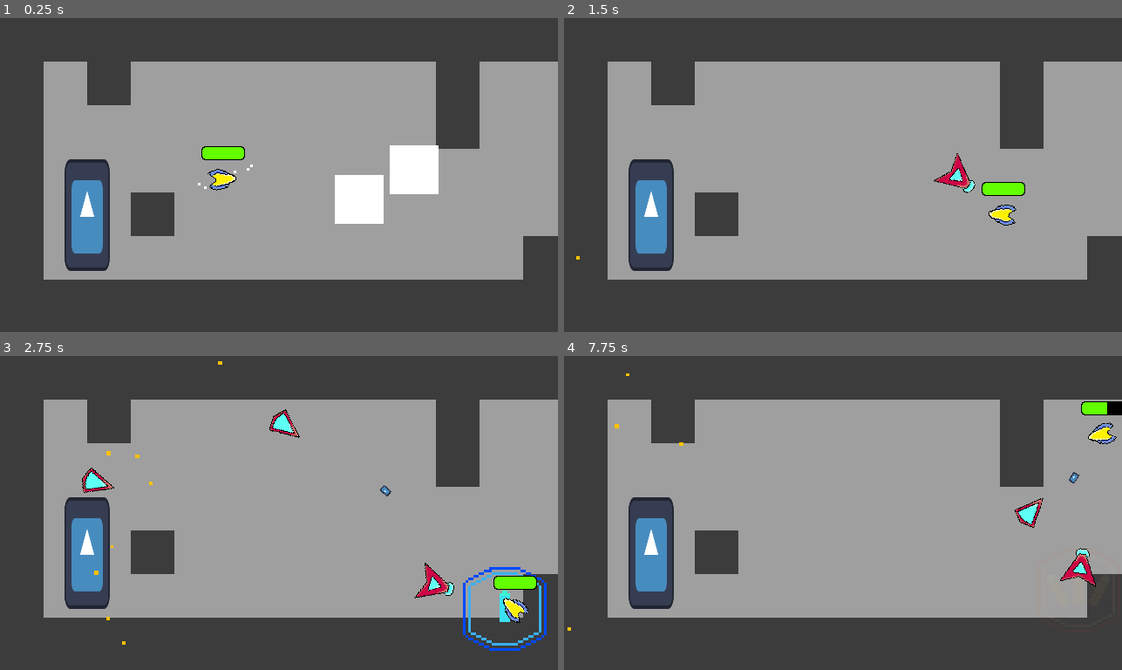
Above: before the commit, frames 1-4 (two rows, left to right).
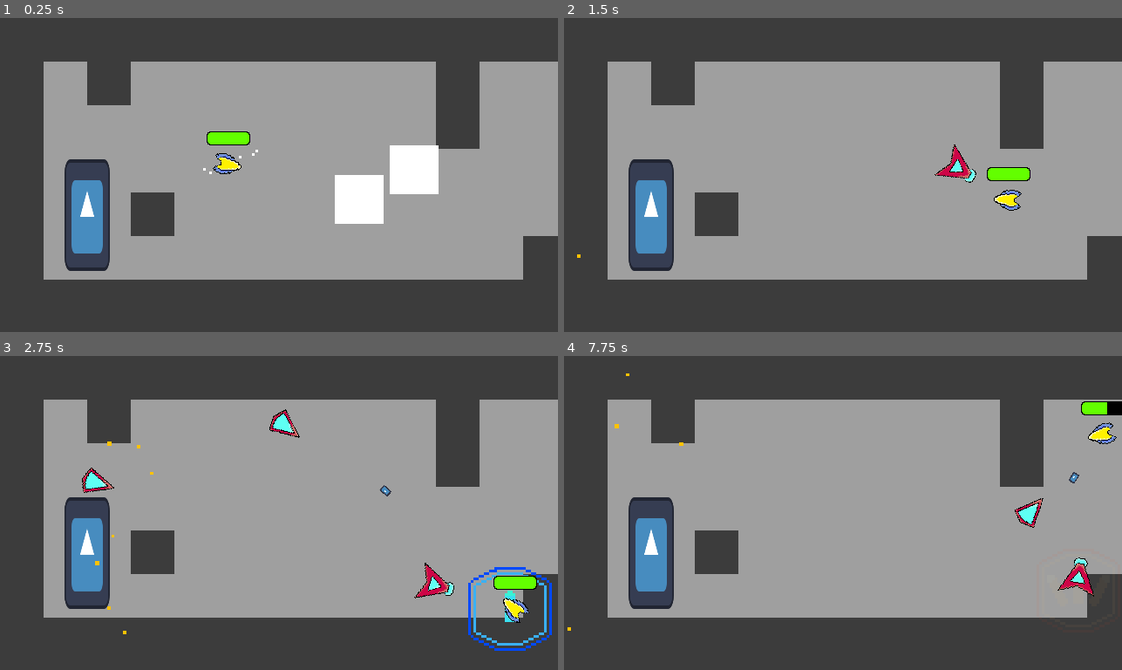
Above: after the commit, the same moments.

Repository: Nick98765432/Space-Blast
Game: Godot game, scene res://Levels/node_2d.tscn
Same seed, same stepped clock (60 frames per second), same inputs: the game is played once before the commit and once after it. This scene is started directly instead of the project's main scene. The engine's default icon, where the game draws it, is replaced by a stand-in: a white triangle on a blue panel in a dark square. Sound files missing from this copy of the repository are replaced by a short silence.
Inputs (mouse positions are in pixels of both pictures, inside the frame that each line leads up to):
- Up to frame 1 (0.25 s): no input
- Up to frame 2 (1.5 s): move the mouse to (965, 159) at 0.52 s; hold D (right) 0.53-1.28 s; right-click (965, 159) at 0.6 s; tap Space (parry) at 0.8, 1.35 s; move the mouse to (731, 190) at 1.27 s; hold S (down) from 1.28 s (still down)
- Up to frame 3 (2.75 s): click (167, 528) at 1.55 s; move the mouse to (334, 443) at 2.02 s; release S (down) at 2.03 s; press the mouse at (334, 443) at 2.03 s; hold D (right) from 2.03 s (still down); tap 1 (shot) at 2.3 s
- Up to frame 4 (7.75 s): move the mouse to (815, 575) at 2.77 s; release D (right) at 2.78 s; release the mouse at (815, 575) at 2.78 s; hold W (up) 2.78-3.53 s; tap 1 (shot) at 2.85, 6.05 s; tap 2 (shotgun) at 3.05, 3.6, 6.8 s; move the mouse to (1010, 560) at 3.52 s; hold A (left) 3.53-5.03 s; right-click (1010, 560) at 3.8 s; tap R (restart) at 4.15 s; move the mouse to (675, 465) at 4.27 s; right-click (675, 465) at 4.35 s; tap Space (parry) at 4.55, 6.6 s; move the mouse to (870, 513) at 5.02 s; press the mouse at (870, 513) at 5.03 s; hold S (down) 5.03-5.78 s; tap 3 (fullAuto) at 5.1 s; move the mouse to (759, 434) at 5.77 s; release the mouse at (759, 434) at 5.78 s; hold D (right) 5.78-6.53 s; tap E (interact) at 5.85 s; move the mouse to (965, 497) at 6.52 s; hold W (up) 6.53-7.28 s; move the mouse to (731, 528) at 7.27 s; hold D (right) from 7.28 s (still down); click (731, 528) at 7.35 s; right-click (731, 528) at 7.55 s

The runs differ from the first frame. In frame 1, 1.0% of the frame differs, in the area x 35-47%, y 36-55%; in frame 2, 1.5%, in the area x 2-84%, y 40-77%; in frame 3, 1.2%; in frame 4, 0.5%.

Commit message:
Enemy SFX

Diff:
--- a/Enemies/Scenes/AceMan.tscn
+++ b/Enemies/Scenes/AceMan.tscn
@@ -8,6 +8,10 @@
 [ext_resource type="Texture2D" uid="uid://bptlyltdkkd46" path="res://Enemies/Sprites and Assets/Explode.png" id="5_5khm6"]
 [ext_resource type="Texture2D" uid="uid://cl5bttt2lep5d" path="res://Player/sprites and assets/No Life.png" id="6_hqw8h"]
 [ext_resource type="Texture2D" uid="uid://elo6pwe1k81v" path="res://Player/sprites and assets/Life.png" id="7_3l3pj"]
+[ext_resource type="AudioStream" uid="uid://ceq45fr44qmqb" path="res://Sounds/SFX/dash.wav" id="8_qkydr"]
+[ext_resource type="AudioStream" uid="uid://cq5od7p62h3ie" path="res://Sounds/SFX/Shotgun-Clueless79.wav" id="9_v81cx"]
+[ext_resource type="AudioStream" uid="uid://bqc34322q7ufl" path="res://Sounds/SFX/beep.wav" id="10_uk26v"]
+[ext_resource type="AudioStream" uid="uid://dny2jn0axu2qu" path="res://Sounds/SFX/outroelison__teleport.wav" id="11_g6sfb"]
 
 [sub_resource type="Shader" id="Shader_2i7kn"]
 code = "shader_type canvas_item;
@@ -216,6 +220,23 @@
 texture_progress = ExtResource("7_3l3pj")
 texture_progress_offset = Vector2(1, -1)
 
+[node name="Sounds" type="Node2D" parent="."]
+
+[node name="dashSFX" type="AudioStreamPlayer" parent="Sounds"]
+stream = ExtResource("8_qkydr")
+volume_db = -7.0
+
+[node name="shootSFX" type="AudioStreamPlayer" parent="Sounds"]
+stream = ExtResource("9_v81cx")
+volume_db = -12.0
+pitch_scale = 2.04
+
+[node name="beep" type="AudioStreamPlayer" parent="Sounds"]
+stream = ExtResource("10_uk26v")
+
+[node name="teleportSFX" type="AudioStreamPlayer" parent="Sounds"]
+stream = ExtResource("11_g6sfb")
+
 [node name="healthHandler" type="Node2D" parent="."]
 script = ExtResource("4_ehyu3")
 health = 70.0
--- a/Enemies/Scenes/BossMan1.tscn
+++ b/Enemies/Scenes/BossMan1.tscn
@@ -6,6 +6,9 @@
 [ext_resource type="Texture2D" uid="uid://c0nck4toihkvd" path="res://Enemies/attacks/Sprites and assets/unparriable.png" id="3_ultkt"]
 [ext_resource type="Script" path="res://Enemies/health.gd" id="4_03edg"]
 [ext_resource type="Texture2D" uid="uid://bptlyltdkkd46" path="res://Enemies/Sprites and Assets/Explode.png" id="5_4osuj"]
+[ext_resource type="AudioStream" uid="uid://ceq45fr44qmqb" path="res://Sounds/SFX/dash.wav" id="6_gjq6p"]
+[ext_resource type="AudioStream" uid="uid://cq5od7p62h3ie" path="res://Sounds/SFX/Shotgun-Clueless79.wav" id="7_svclv"]
+[ext_resource type="AudioStream" uid="uid://bqc34322q7ufl" path="res://Sounds/SFX/beep.wav" id="8_khxfb"]
 
 [sub_resource type="Shader" id="Shader_w7yh6"]
 code = "shader_type canvas_item;
@@ -169,6 +172,20 @@
 [node name="CollisionShape2D" type="CollisionShape2D" parent="hitbox"]
 shape = SubResource("CircleShape2D_1jut4")
 
+[node name="Sounds" type="Node2D" parent="."]
+
+[node name="dashSFX" type="AudioStreamPlayer" parent="Sounds"]
+stream = ExtResource("6_gjq6p")
+volume_db = -7.0
+
+[node name="shootSFX" type="AudioStreamPlayer" parent="Sounds"]
+stream = ExtResource("7_svclv")
+volume_db = -12.0
+pitch_scale = 2.04
+
+[node name="beep" type="AudioStreamPlayer" parent="Sounds"]
+stream = ExtResource("8_khxfb")
+
 [node name="healthHandler" type="Node2D" parent="."]
 script = ExtResource("4_03edg")
 health = 15.0
--- a/Enemies/Scenes/DashGuy.tscn
+++ b/Enemies/Scenes/DashGuy.tscn
@@ -6,6 +6,8 @@
 [ext_resource type="Texture2D" uid="uid://c0nck4toihkvd" path="res://Enemies/attacks/Sprites and assets/unparriable.png" id="4_l2aw4"]
 [ext_resource type="Script" path="res://Enemies/health.gd" id="4_p17o5"]
 [ext_resource type="Texture2D" uid="uid://bptlyltdkkd46" path="res://Enemies/Sprites and Assets/Explode.png" id="5_8vsm7"]
+[ext_resource type="AudioStream" uid="uid://ceq45fr44qmqb" path="res://Sounds/SFX/dash.wav" id="6_tvtlu"]
+[ext_resource type="AudioStream" uid="uid://bqc34322q7ufl" path="res://Sounds/SFX/beep.wav" id="8_qp72s"]
 
 [sub_resource type="Shader" id="Shader_cb8et"]
 code = "shader_type canvas_item;
@@ -168,6 +170,15 @@
 [node name="CollisionShape2D" type="CollisionShape2D" parent="hitbox"]
 shape = SubResource("CircleShape2D_jma4l")
 
+[node name="Sounds" type="Node2D" parent="."]
+
+[node name="dashSFX" type="AudioStreamPlayer" parent="Sounds"]
+stream = ExtResource("6_tvtlu")
+volume_db = -7.0
+
+[node name="beep" type="AudioStreamPlayer" parent="Sounds"]
+stream = ExtResource("8_qp72s")
+
 [node name="healthHandler" type="Node2D" parent="."]
 script = ExtResource("4_p17o5")
 health = 12.0
--- a/Enemies/Scenes/FireGuy.tscn
+++ b/Enemies/Scenes/FireGuy.tscn
@@ -1,10 +1,12 @@
-[gd_scene load_steps=26 format=3 uid="uid://g1dyev87yne4"]
+[gd_scene load_steps=28 format=3 uid="uid://g1dyev87yne4"]
 
 [ext_resource type="Script" path="res://Enemies/fire_guy.gd" id="1_8644g"]
 [ext_resource type="Texture2D" uid="uid://bwmlbjctdxtoh" path="res://Enemies/Sprites and Assets/fire guy.png" id="2_xmcw8"]
 [ext_resource type="Texture2D" uid="uid://c0nck4toihkvd" path="res://Enemies/attacks/Sprites and assets/unparriable.png" id="3_bipsx"]
 [ext_resource type="Script" path="res://Enemies/health.gd" id="4_as0db"]
 [ext_resource type="Texture2D" uid="uid://bptlyltdkkd46" path="res://Enemies/Sprites and Assets/Explode.png" id="4_yemlu"]
+[ext_resource type="AudioStream" uid="uid://bqc34322q7ufl" path="res://Sounds/SFX/beep.wav" id="5_wk13u"]
+[ext_resource type="AudioStream" uid="uid://ytn00o5nhh31" path="res://Sounds/SFX/burn.wav" id="6_bsk5f"]
 
 [sub_resource type="Shader" id="Shader_2i8ea"]
 code = "shader_type canvas_item;
@@ -203,6 +205,15 @@
 position = Vector2(44.5, 0)
 shape = SubResource("RectangleShape2D_8shb1")
 
+[node name="Sounds" type="Node2D" parent="."]
+
+[node name="beep" type="AudioStreamPlayer" parent="Sounds"]
+stream = ExtResource("5_wk13u")
+
+[node name="burn" type="AudioStreamPlayer" parent="Sounds"]
+stream = ExtResource("6_bsk5f")
+volume_db = 3.0
+
 [node name="healthHandler" type="Node2D" parent="."]
 script = ExtResource("4_as0db")
 health = 4.0
--- a/Enemies/Scenes/GunMan.tscn
+++ b/Enemies/Scenes/GunMan.tscn
@@ -7,6 +7,9 @@
 [ext_resource type="Texture2D" uid="uid://bptlyltdkkd46" path="res://Enemies/Sprites and Assets/Explode.png" id="4_prswo"]
 [ext_resource type="Texture2D" uid="uid://c0nck4toihkvd" path="res://Enemies/attacks/Sprites and assets/unparriable.png" id="5_45j5v"]
 [ext_resource type="Script" path="res://Enemies/health.gd" id="5_465hg"]
+[ext_resource type="AudioStream" uid="uid://bqc34322q7ufl" path="res://Sounds/SFX/beep.wav" id="7_do5wx"]
+[ext_resource type="AudioStream" uid="uid://cq5od7p62h3ie" path="res://Sounds/SFX/Shotgun-Clueless79.wav" id="8_5jd03"]
+[ext_resource type="AudioStream" uid="uid://bhlrdaxayfawi" path="res://Sounds/SFX/shoot - V-ktor.wav" id="9_3pdv1"]
 
 [sub_resource type="CircleShape2D" id="CircleShape2D_tt43m"]
 
@@ -270,6 +273,23 @@
 [node name="CollisionShape2D" type="CollisionShape2D" parent="hitbox"]
 shape = SubResource("CircleShape2D_uo43w")
 
+[node name="Sounds" type="Node2D" parent="."]
+
+[node name="beep" type="AudioStreamPlayer" parent="Sounds"]
+stream = ExtResource("7_do5wx")
+
+[node name="shotgunSFX" type="AudioStreamPlayer" parent="Sounds"]
+stream = ExtResource("8_5jd03")
+volume_db = -12.0
+pitch_scale = 2.04
+
+[node name="shotSFX" type="AudioStreamPlayer" parent="Sounds"]
+stream = ExtResource("9_3pdv1")
+
+[node name="shotSFX2" type="AudioStreamPlayer" parent="Sounds"]
+stream = ExtResource("9_3pdv1")
+pitch_scale = 1.5
+
 [node name="healthHandler" type="Node2D" parent="."]
 script = ExtResource("5_465hg")
 health = 80.0
--- a/Enemies/Scenes/Projectile enemy.tscn
+++ b/Enemies/Scenes/Projectile enemy.tscn
@@ -1,10 +1,12 @@
-[gd_scene load_steps=21 format=3 uid="uid://ci60x2iasc3fy"]
+[gd_scene load_steps=23 format=3 uid="uid://ci60x2iasc3fy"]
 
 [ext_resource type="Script" path="res://Enemies/projectile_enemy.gd" id="1_phsj8"]
 [ext_resource type="Texture2D" uid="uid://dq8eqdkltadel" path="res://Enemies/Sprites and Assets/proj.png" id="2_8at0m"]
 [ext_resource type="Texture2D" uid="uid://b3ct4sarc83iu" path="res://Enemies/attacks/Sprites and assets/parriable.png" id="3_ol30k"]
 [ext_resource type="Script" path="res://Enemies/health.gd" id="4_cj8ft"]
 [ext_resource type="Texture2D" uid="uid://bptlyltdkkd46" path="res://Enemies/Sprites and Assets/Explode.png" id="4_lyjrs"]
+[ext_resource type="AudioStream" uid="uid://bqc34322q7ufl" path="res://Sounds/SFX/beep.wav" id="5_gt1r2"]
+[ext_resource type="AudioStream" uid="uid://bhlrdaxayfawi" path="res://Sounds/SFX/shoot - V-ktor.wav" id="6_np14p"]
 
 [sub_resource type="Shader" id="Shader_ghj7i"]
 code = "shader_type canvas_item;
@@ -164,6 +166,14 @@
 [node name="CollisionShape2D" type="CollisionShape2D" parent="hitbox"]
 shape = SubResource("CircleShape2D_ckxw8")
 
+[node name="Sounds" type="Node2D" parent="."]
+
+[node name="beep" type="AudioStreamPlayer" parent="Sounds"]
+stream = ExtResource("5_gt1r2")
+
+[node name="shootSFX" type="AudioStreamPlayer" parent="Sounds"]
+stream = ExtResource("6_np14p")
+
 [node name="healthHandler" type="Node2D" parent="."]
 script = ExtResource("4_cj8ft")
 health = 3.0
--- a/Enemies/Scenes/melee enemy.tscn
+++ b/Enemies/Scenes/melee enemy.tscn
@@ -1,10 +1,12 @@
-[gd_scene load_steps=21 format=3 uid="uid://csiqn5fgo30nh"]
+[gd_scene load_steps=23 format=3 uid="uid://csiqn5fgo30nh"]
 
 [ext_resource type="Script" path="res://Enemies/melee_enemy.gd" id="1_dl4my"]
 [ext_resource type="Texture2D" uid="uid://decqqpikrw5fl" path="res://Enemies/Sprites and Assets/Melee.png" id="2_jv7w6"]
 [ext_resource type="Texture2D" uid="uid://b3ct4sarc83iu" path="res://Enemies/attacks/Sprites and assets/parriable.png" id="3_ia5un"]
 [ext_resource type="Texture2D" uid="uid://bptlyltdkkd46" path="res://Enemies/Sprites and Assets/Explode.png" id="4_3s6ou"]
 [ext_resource type="Script" path="res://Enemies/health.gd" id="4_en03p"]
+[ext_resource type="AudioStream" uid="uid://ceq45fr44qmqb" path="res://Sounds/SFX/dash.wav" id="5_er480"]
+[ext_resource type="AudioStream" uid="uid://bqc34322q7ufl" path="res://Sounds/SFX/beep.wav" id="6_plp1k"]
 
 [sub_resource type="Shader" id="Shader_ywhxa"]
 code = "shader_type canvas_item;
@@ -158,6 +160,15 @@
 [node name="CollisionShape2D" type="CollisionShape2D" parent="hitbox"]
 shape = SubResource("CircleShape2D_78sho")
 
+[node name="Sounds" type="Node2D" parent="."]
+
+[node name="dashSFX" type="AudioStreamPlayer" parent="Sounds"]
+stream = ExtResource("5_er480")
+volume_db = -7.0
+
+[node name="beep" type="AudioStreamPlayer" parent="Sounds"]
+stream = ExtResource("6_plp1k")
+
 [node name="healthHandler" type="Node2D" parent="."]
 script = ExtResource("4_en03p")
 health = 2.0
--- a/Enemies/Scenes/sentryMan.tscn
+++ b/Enemies/Scenes/sentryMan.tscn
@@ -1,10 +1,12 @@
-[gd_scene load_steps=21 format=3 uid="uid://m4g8koqlkrj6"]
+[gd_scene load_steps=23 format=3 uid="uid://m4g8koqlkrj6"]
 
 [ext_resource type="Script" path="res://Enemies/sentry_man.gd" id="1_k6fq7"]
 [ext_resource type="Texture2D" uid="uid://c31nxwngibvxg" path="res://Levels/Sprites and Assets/icon.svg" id="2_6coo5"]
 [ext_resource type="Texture2D" uid="uid://c0nck4toihkvd" path="res://Enemies/attacks/Sprites and assets/unparriable.png" id="3_h00wr"]
 [ext_resource type="Texture2D" uid="uid://bptlyltdkkd46" path="res://Enemies/Sprites and Assets/Explode.png" id="4_3k4vw"]
 [ext_resource type="Script" path="res://Enemies/health.gd" id="4_w3idl"]
+[ext_resource type="AudioStream" uid="uid://bqc34322q7ufl" path="res://Sounds/SFX/beep.wav" id="6_2xpvk"]
+[ext_resource type="AudioStream" uid="uid://bhlrdaxayfawi" path="res://Sounds/SFX/shoot - V-ktor.wav" id="7_jq0lb"]
 
 [sub_resource type="Shader" id="Shader_ufhk7"]
 code = "shader_type canvas_item;
@@ -173,6 +175,15 @@
 script = ExtResource("4_w3idl")
 health = 3.5
 
+[node name="Sounds" type="Node2D" parent="."]
+
+[node name="Beep" type="AudioStreamPlayer" parent="Sounds"]
+stream = ExtResource("6_2xpvk")
+
+[node name="shootSFX" type="AudioStreamPlayer" parent="Sounds"]
+stream = ExtResource("7_jq0lb")
+pitch_scale = 1.5
+
 [connection signal="timeout" from="sightTimer" to="." method="_on_sight_timer_timeout"]
 [connection signal="timeout" from="dirTimer" to="." method="_on_dir_timer_timeout"]
 [connection signal="timeout" from="stateChange" to="." method="_on_state_change_timeout"]
--- a/Enemies/Scenes/teleGuy.tscn
+++ b/Enemies/Scenes/teleGuy.tscn
@@ -1,10 +1,13 @@
-[gd_scene load_steps=24 format=3 uid="uid://besa8sh5wvqpr"]
+[gd_scene load_steps=27 format=3 uid="uid://besa8sh5wvqpr"]
 
 [ext_resource type="Script" path="res://Enemies/tele_guy.gd" id="1_a0x31"]
 [ext_resource type="Texture2D" uid="uid://ic5rmg46vvx2" path="res://Enemies/Sprites and Assets/teleGuy.png" id="2_y7c74"]
 [ext_resource type="Script" path="res://Enemies/health.gd" id="3_73vox"]
 [ext_resource type="Texture2D" uid="uid://b3ct4sarc83iu" path="res://Enemies/attacks/Sprites and assets/parriable.png" id="3_kavix"]
 [ext_resource type="Texture2D" uid="uid://bptlyltdkkd46" path="res://Enemies/Sprites and Assets/Explode.png" id="4_yao72"]
+[ext_resource type="AudioStream" uid="uid://bqc34322q7ufl" path="res://Sounds/SFX/beep.wav" id="5_2a8xu"]
+[ext_resource type="AudioStream" uid="uid://bhlrdaxayfawi" path="res://Sounds/SFX/shoot - V-ktor.wav" id="6_yxst8"]
+[ext_resource type="AudioStream" uid="uid://dny2jn0axu2qu" path="res://Sounds/SFX/outroelison__teleport.wav" id="7_rx4yk"]
 
 [sub_resource type="Shader" id="Shader_u0n1h"]
 code = "shader_type canvas_item;
@@ -179,6 +182,17 @@
 [node name="CollisionShape2D" type="CollisionShape2D" parent="hitbox"]
 shape = SubResource("CircleShape2D_3oae3")
 
+[node name="Sounds" type="Node2D" parent="."]
+
+[node name="beep" type="AudioStreamPlayer" parent="Sounds"]
+stream = ExtResource("5_2a8xu")
+
+[node name="shootSFX" type="AudioStreamPlayer" parent="Sounds"]
+stream = ExtResource("6_yxst8")
+
+[node name="teleportSFX" type="AudioStreamPlayer" parent="Sounds"]
+stream = ExtResource("7_rx4yk")
+
 [node name="healthHandler" type="Node2D" parent="."]
 script = ExtResource("3_73vox")
 health = 8.0
--- a/Enemies/ace_man.gd
+++ b/Enemies/ace_man.gd
@@ -24,6 +24,11 @@
 @onready var hitbox: Area2D = $hitbox
 @onready var health_handler: Node2D = $healthHandler
 @onready var teleport: GPUParticles2D = $Teleport
+@onready var dash_sfx: AudioStreamPlayer = $Sounds/dashSFX
+@onready var shoot_sfx: AudioStreamPlayer = $Sounds/shootSFX
+@onready var beep: AudioStreamPlayer = $Sounds/beep
+@onready var teleport_sfx: AudioStreamPlayer = $Sounds/teleportSFX
+
 
 
 
@@ -115,7 +120,7 @@
 			done()
 			combo.y += 1
 		if combo.y == 2:
-			parry_tele.restart()
+			telegraph()
 			await get_tree().create_timer(0.2).timeout
 			shotgun()
 			await get_tree().create_timer(0.2).timeout
@@ -136,7 +141,7 @@
 			done()
 			combo.y += 1
 		if combo.y == 1:
-			parry_tele.restart()
+			telegraph()
 			await get_tree().create_timer(0.2).timeout
 			shotgun()
 			await get_tree().create_timer(0.2).timeout
@@ -167,10 +172,11 @@
 
 func dash(parriable, predict):
 	if parriable:
-		parry_tele.restart()
+		telegraph()
 	else:
-		unparry_tele.restart()
+		untelegraph()
 	await get_tree().create_timer(0.1).timeout
+	dash_sfx.play()
 	damageDone = false
 	isAttacking = true
 	isParryable = parriable
@@ -197,6 +203,7 @@
 		get_tree().get_root().add_child(energy)
 
 func shotgun():
+	shoot_sfx.play()
 	var orig = enemy_sprite.rotation_degrees
 	for i in 7:
 		enemy_sprite.rotation_degrees += randf_range(-20, 20)
@@ -211,6 +218,7 @@
 
 func tele():
 	telePart()
+	teleport_sfx.play()
 	global_position = player.global_position
 	enemy_sprite.rotation_degrees = randf_range(-180, 180)
 	velocity = enemy_sprite.transform.x * 6000
@@ -220,9 +228,18 @@
 func keepTele(time: float):
 	var pos = global_position
 	await get_tree().create_timer(time).timeout
+	teleport_sfx.play()
 	telePart()
 	global_position = pos
 	damageDone = false
 	isParryable = true
+	telegraph()
+	attackDir = to_local((player.global_position + (player.velocity * (global_position.distance_to(player.global_position)/600)))).normalized()
+
+func untelegraph():
+	unparry_tele.restart()
+	beep.play()
+
+func telegraph():
 	parry_tele.restart()
-	attackDir = to_local((player.global_position + (player.velocity * (global_position.distance_to(player.global_position)/600)))).normalized()
+	beep.play()
--- a/Enemies/boss_man_1.gd
+++ b/Enemies/boss_man_1.gd
@@ -23,6 +23,9 @@
 @onready var attack_timer: Timer = $attackTimer
 @onready var hitbox: Area2D = $hitbox
 @onready var health_handler: Node2D = $healthHandler
+@onready var dash_sfx: AudioStreamPlayer = $Sounds/dashSFX
+@onready var shoot_sfx: AudioStreamPlayer = $Sounds/shootSFX
+@onready var beep: AudioStreamPlayer = $Sounds/beep
 
 
 
@@ -91,6 +94,7 @@
 	if combo.x == 2:
 		if combo.y == 0:
 			parry_tele.restart()
+			beep.play()
 			await get_tree().create_timer(0.2).timeout
 			shotgun()
 			combo.y += 1
@@ -132,7 +136,9 @@
 		parry_tele.restart()
 	else:
 		unparry_tele.restart()
+	beep.play()
 	await get_tree().create_timer(0.3).timeout
+	dash_sfx.play()
 	damageDone = false
 	isAttacking = true
 	isParryable = parriable
@@ -160,6 +166,7 @@
 
 func shotgun():
 	var orig = enemy_sprite.rotation_degrees
+	shoot_sfx.play()
 	for i in 7:
 		enemy_sprite.rotation_degrees += randf_range(-20, 20)
 		shoot(3)
--- a/Enemies/dash_guy.gd
+++ b/Enemies/dash_guy.gd
@@ -20,6 +20,8 @@
 @onready var attack_timer: Timer = $attackTimer
 @onready var hitbox: Area2D = $hitbox
 @onready var health_handler: Node2D = $healthHandler
+@onready var dash_sfx: AudioStreamPlayer = $Sounds/dashSFX
+@onready var beep: AudioStreamPlayer = $Sounds/beep
 
 
 
@@ -49,6 +51,7 @@
 				else:
 					unparry_tele.restart()
 					attackType = 2
+				beep.play()
 				chosen = false
 
 		else:
@@ -78,6 +81,7 @@
 	isParryable = true
 	attackDir = movementDir
 	pos = player.global_position
+	dash_sfx.play()
 	if attackType == 1:
 		await get_tree().create_timer(0.5).timeout
 	if attackType == 2:
--- a/Enemies/fire_guy.gd
+++ b/Enemies/fire_guy.gd
@@ -18,6 +18,8 @@
 @onready var health_handler: Node2D = $healthHandler
 @onready var fire: GPUParticles2D = $Fire
 @onready var hurtbox_fire: Area2D = $HurtboxFire
+@onready var beep: AudioStreamPlayer = $Sounds/beep
+@onready var burn: AudioStreamPlayer = $Sounds/burn
 
 
 
@@ -46,6 +48,7 @@
 			if attack_timer.time_left <= 0 and not(isAttacking) and global_position.distance_to(player.global_position) < 120:
 				attack_timer.start()
 				parry_tele.restart()
+				beep.play()
 
 		else:
 			enemy_sprite.look_at(pathfinding.get_next_path_position())
@@ -71,9 +74,11 @@
 func _on_attack_timer_timeout() -> void:
 	isAttacking = true
 	fire.emitting = true
+	burn.play()
 	attackDir = movementDir
 	pos = player.global_position
 	await get_tree().create_timer(1.5).timeout
+	burn.stop()
 	isAttacking = false
 	isParryable = false
 	fire.emitting = false
--- a/Enemies/gun_man.gd
+++ b/Enemies/gun_man.gd
@@ -26,6 +26,12 @@
 @onready var health_handler: healthHandler = $healthHandler
 @onready var unparry_tele: GPUParticles2D = $unparryTele
 @onready var full_charge: GPUParticles2D = $fullCharge
+@onready var beep: AudioStreamPlayer = $Sounds/beep
+@onready var shotgun_sfx: AudioStreamPlayer = $Sounds/shotgunSFX
+@onready var shot_sfx: AudioStreamPlayer = $Sounds/shotSFX
+@onready var shot_sfx_2: AudioStreamPlayer = $Sounds/shotSFX2
+
+
 
 func _ready() -> void:
 	health_handler.connect("hit", _on_hit)
@@ -63,6 +69,7 @@
 	pathfinding.target_position = player.global_position
 
 func shoot():
+	shot_sfx.play()
 	var energy = shot.instantiate()
 	energy.type = 1
 	energy.target = player
@@ -70,6 +77,7 @@
 	energy.global_position = global_position
 	get_tree().get_root().add_child(energy)
 func shoot2():
+	shotgun_sfx.play()
 	for i in 7:
 		var energy = shot.instantiate()
 		energy.type = 3
@@ -78,6 +86,7 @@
 		energy.global_position = global_position
 		get_tree().get_root().add_child(energy)
 func shoot3():
+	shot_sfx_2.play()
 	var energy = shot.instantiate()
 	energy.type = 4
 	energy.target = player
@@ -85,6 +94,7 @@
 	energy.global_position = global_position
 	get_tree().get_root().add_child(energy)
 func shoot4():
+	shotgun_sfx.play()
 	for i in 14:
 		var energy = shot.instantiate()
 		energy.type = 3
@@ -125,16 +135,19 @@
 			num = 0
 		if type == 1:
 			parry_tele.restart()
+			beep.play()
 			for i in 5:
 				await get_tree().create_timer(0.2).timeout
 				if not dead:
 					shoot()
 		elif type == 2:
 			parry_tele.restart()
+			beep.play()
 			await get_tree().create_timer(0.2).timeout
 			shoot2()
 		elif type == 3:
 			unparry_tele.restart()
+			beep.play()
 			await get_tree().create_timer(0.2).timeout
 			for i in 30:
 				if not dead:
@@ -142,6 +155,7 @@
 					shoot3()
 		elif type == 4:
 			parry_tele.restart()
+			beep.play()
 			await get_tree().create_timer(0.2).timeout
 			for i in 4:
 				shoot4()
--- a/Enemies/melee_enemy.gd
+++ b/Enemies/melee_enemy.gd
@@ -17,6 +17,8 @@
 @onready var attack_timer: Timer = $attackTimer
 @onready var hitbox: Area2D = $hitbox
 @onready var health_handler: Node2D = $healthHandler
+@onready var dash_sfx: AudioStreamPlayer = $Sounds/dashSFX
+@onready var beep: AudioStreamPlayer = $Sounds/beep
 
 
 
@@ -41,6 +43,7 @@
 				if attack_timer.time_left <= 0 and not(isParryable) and not(isAttacking):
 					attack_timer.start()
 					parry_tele.restart()
+					beep.play()
 
 		else:
 			enemy_sprite.look_at(pathfinding.get_next_path_position())
@@ -73,11 +76,13 @@
 	makePath()
 
 func _on_attack_timer_timeout() -> void:
-	isAttacking = true
-	damageDone = false
-	isParryable = true
-	attackDir = movementDir
-	pos = player.global_position
-	await get_tree().create_timer(0.5).timeout
-	isAttacking = false
-	isParryable = false
+	if not dead:
+		isAttacking = true
+		damageDone = false
+		isParryable = true
+		attackDir = movementDir
+		pos = player.global_position
+		dash_sfx.play()
+		await get_tree().create_timer(0.5).timeout
+		isAttacking = false
+		isParryable = false
--- a/Enemies/projectile_enemy.gd
+++ b/Enemies/projectile_enemy.gd
@@ -16,6 +16,8 @@
 @onready var shot_cool: Timer = $shotCool
 @onready var parry_tele: GPUParticles2D = $parryTele
 @onready var health_handler: healthHandler = $healthHandler
+@onready var beep: AudioStreamPlayer = $Sounds/beep
+@onready var shoot_sfx: AudioStreamPlayer = $Sounds/shootSFX
 
 func _ready() -> void:
 	$spawnPart.emitting = true
@@ -63,6 +65,7 @@
 
 func shoot():
 	var energy = shot.instantiate()
+	shoot_sfx.play()
 	energy.type = 1
 	energy.target = player
 	energy.rotation = enemy_sprite.rotation
@@ -92,6 +95,7 @@
 func _on_shot_cool_timeout() -> void:
 	if line_of_sight.get_collider() == player and dead == false:
 		parry_tele.emitting = true
+		beep.play()
 		await get_tree().create_timer(0.2).timeout
 		shoot()
 		velocity = (movementDir * 1000).rotated(deg_to_rad(sideDir + 180))
--- a/Enemies/sentry_man.gd
+++ b/Enemies/sentry_man.gd
@@ -19,6 +19,9 @@
 @onready var parry_tele: GPUParticles2D = $parryTele
 @onready var health_handler: healthHandler = $healthHandler
 @onready var fire_rate: Timer = $fireRate
+@onready var beep: AudioStreamPlayer = $Sounds/Beep
+@onready var shoot_sfx: AudioStreamPlayer = $Sounds/shootSFX
+
 
 
 func _ready() -> void:
@@ -74,6 +77,7 @@
 
 func shoot():
 	var energy = shot.instantiate()
+	shoot_sfx.play()
 	energy.type = 4
 	energy.target = player
 	energy.rotation = enemy_sprite.rotation + deg_to_rad(randf_range(-7, 7))
@@ -103,6 +107,7 @@
 func _on_shot_cool_timeout() -> void:
 	if line_of_sight.get_collider() == player and dead == false:
 		parry_tele.emitting = true
+		beep.play()
 		await get_tree().create_timer(2).timeout
 		attacking = false
 
--- a/Enemies/tele_guy.gd
+++ b/Enemies/tele_guy.gd
@@ -14,6 +14,10 @@
 @onready var parry_tele: GPUParticles2D = $parryTele
 @onready var health_handler: healthHandler = $healthHandler
 @onready var teleport: GPUParticles2D = $Teleport
+@onready var beep: AudioStreamPlayer = $Sounds/beep
+@onready var shoot_sfx: AudioStreamPlayer = $Sounds/shootSFX
+@onready var teleport_sfx: AudioStreamPlayer = $Sounds/teleportSFX
+
 
 
 func _ready() -> void:
@@ -76,6 +80,7 @@
 func _on_shot_cool_timeout() -> void:
 	if dead == false:
 		parry_tele.restart()
+		beep.play()
 		await get_tree().create_timer(0.2).timeout
 		if randi_range(0, 1) == 1:
 			tele()
@@ -85,6 +90,7 @@
 		for i in 2:
 			shoot(1)
 			enemy_sprite.rotate(deg_to_rad(-90))
+		shoot_sfx.play()
 		enemy_sprite.look_at(player.global_position)
 
 
@@ -96,6 +102,7 @@
 
 func tele():
 	telePart()
+	teleport_sfx.play()
 	global_position = player.global_position
 	enemy_sprite.rotation_degrees = randf_range(-180, 180)
 	velocity = enemy_sprite.transform.x * 6000
--- a/Levels/node_2d.tscn
+++ b/Levels/node_2d.tscn
@@ -71,7 +71,7 @@
 player = NodePath("../Player")
 
 [node name="Player" parent="." instance=ExtResource("1_re1we")]
-position = Vector2(255, 185)
+position = Vector2(261, 168)
 
 [node name="Spawner" parent="." node_paths=PackedStringArray("player") instance=ExtResource("5_mnti6")]
 position = Vector2(106, 144)
Not shown: 1 places in Enemies/Scenes/AceMan.tscn that only renumber resources
Not shown: 1 places in Enemies/Scenes/BossMan1.tscn that only renumber resources
Not shown: 1 places in Enemies/Scenes/DashGuy.tscn that only renumber resources
Not shown: 1 places in Enemies/Scenes/GunMan.tscn that only renumber resources
Not shown, added: Sounds/SFX/Fire.wav.import
Not shown, added: Sounds/SFX/beep.wav.import
Not shown, added: Sounds/SFX/burn.wav.import
Not shown, added: Sounds/SFX/dash.wav.import
Not shown, added: Sounds/SFX/outroelison__teleport.wav.import
Not shown, added: Sounds/SFX/Fire.wav
Not shown, added: Sounds/SFX/beep.wav
Not shown, added: Sounds/SFX/burn.wav
(and 2 more such lines)
